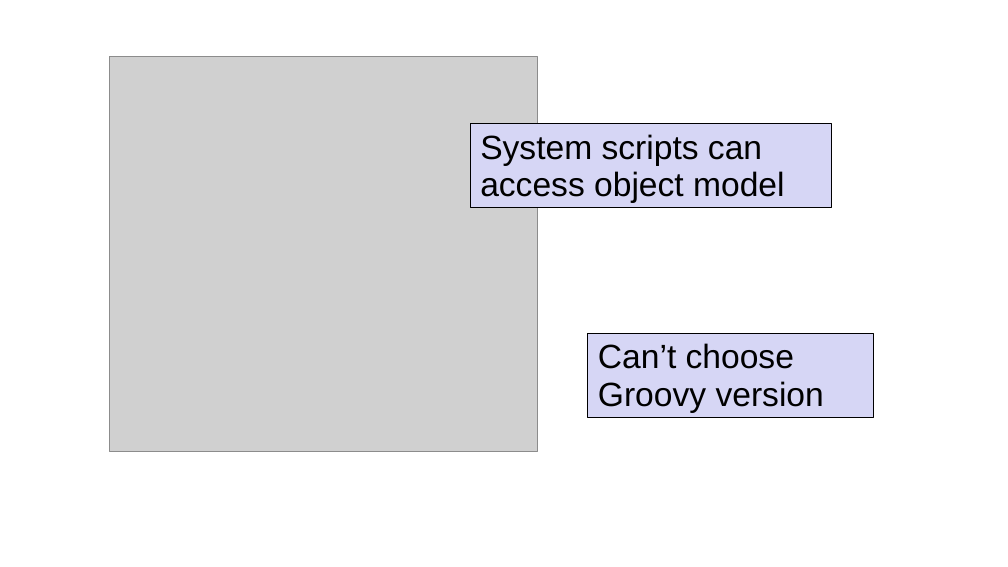
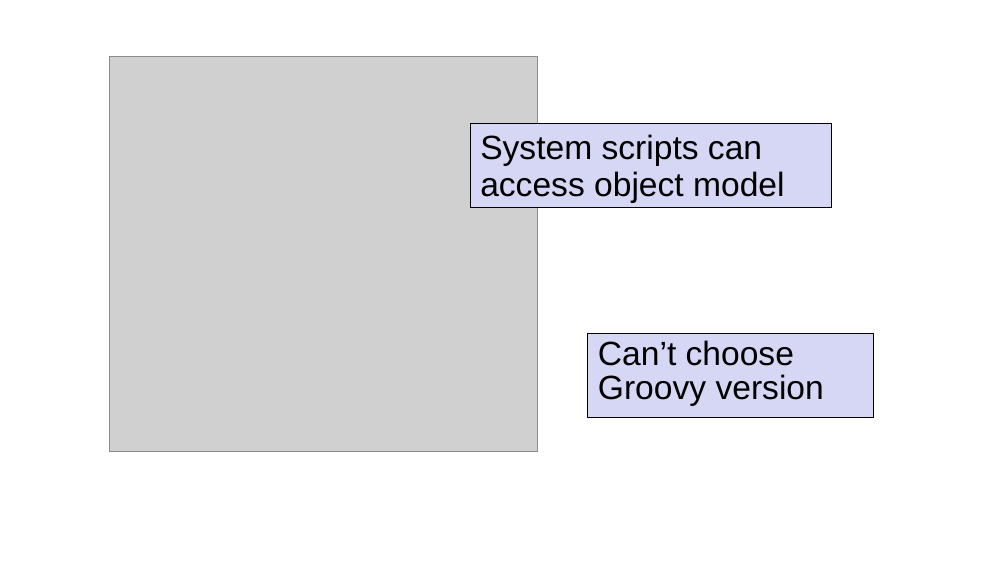
Before and after one commit to boyarsky/OracleCodeOne2018-HOL-Automating-Stack-Groovy, a slide deck: slide 13 of 2018-OracleCodeOne-Authomating Stack.ppt. Drawn at 1008x567 pixels with LibreOffice and Linux fonts; fonts in the diff are those of the drawing; grey boxes stand for pictures; background and template pictures are left out. Boxes give left, top, right and bottom in pixels: in the first picture for what was removed or moved away, otherwise in the second. Text is boxed around its words. In the diff, an @@ line names an element or a change of style, - is before the commit and + after.

```diff
--- a/2018-OracleCodeOne-Authomating Stack.ppt
+++ b/2018-OracleCodeOne-Authomating Stack.ppt
@@ rectangle "Can’t choose" at bbox=[588, 334, 873, 417]: line spacing 0.93 to 0.83 @@
```
Also in this commit, not shown: 3 other slides changed, 5 slides added.
